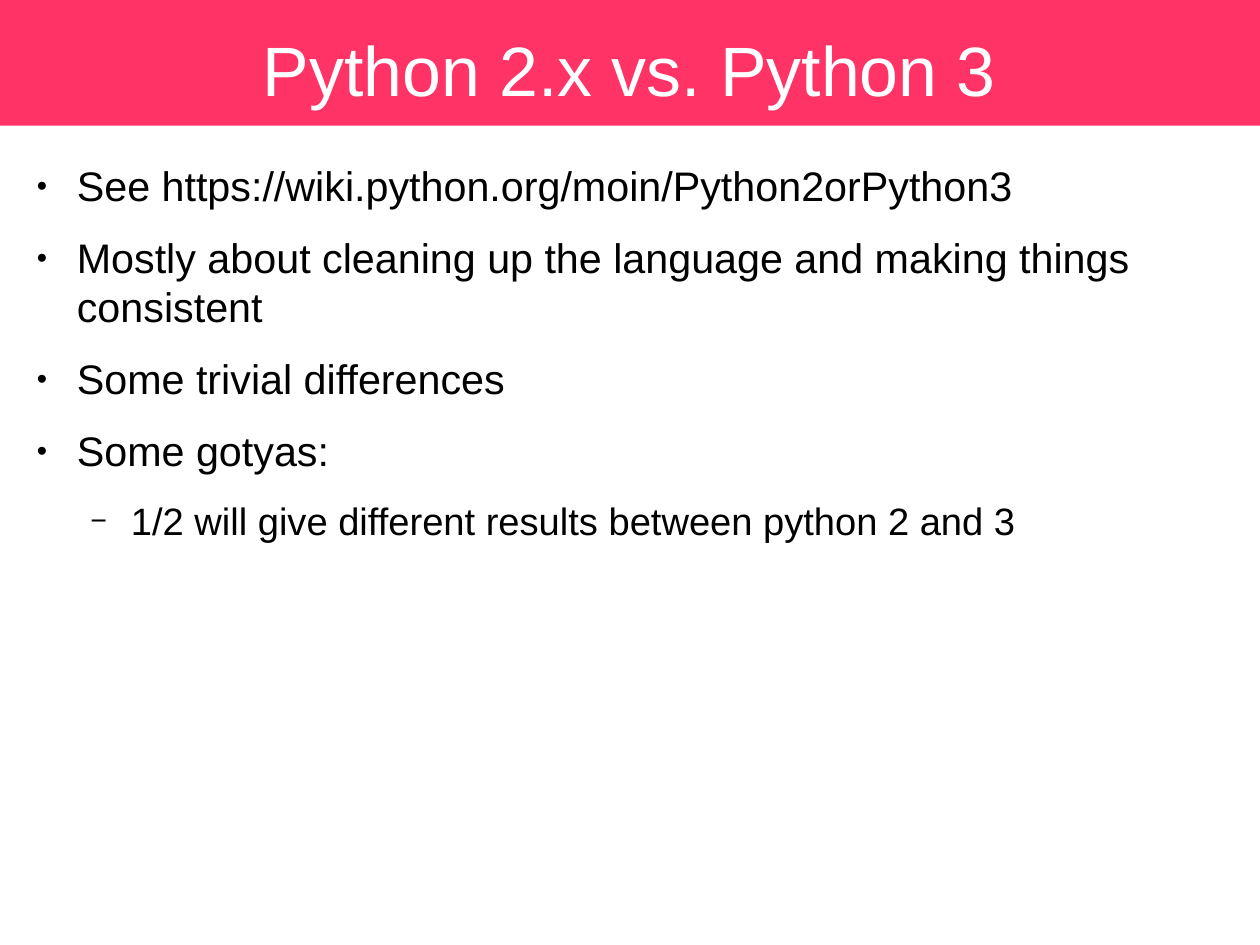
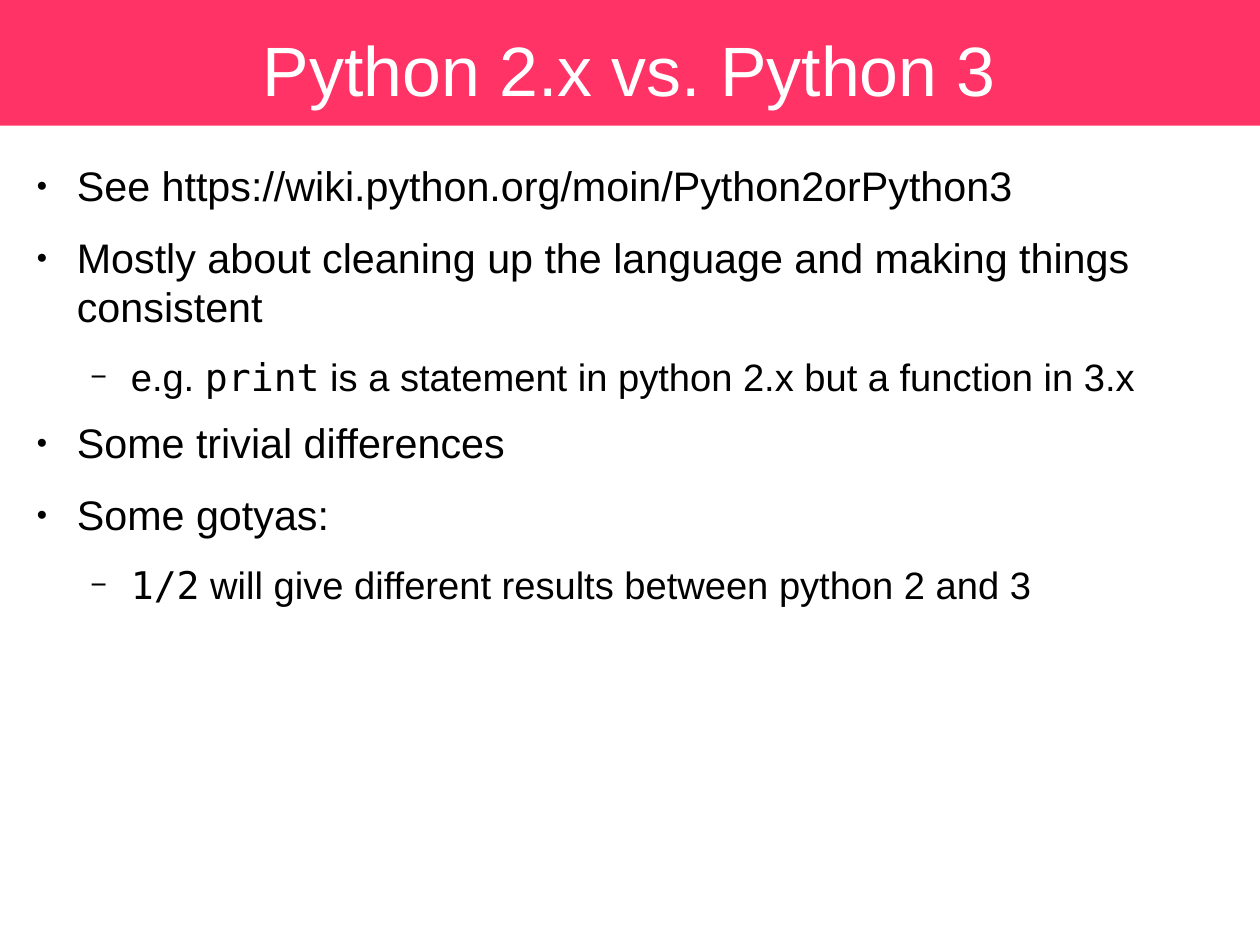
Before and after one commit to sbu-python-class/python-science, a slide deck: slide 41 of lectures/01-python/python.odp (slide 38 before the commit). Drawn at 1260x945 pixels with LibreOffice and Linux fonts; fonts in the diff are those of the drawing. Boxes give left, top, right and bottom in pixels: in the first picture for what was removed or moved away, otherwise in the second. Text is boxed around its words. In the diff, an @@ line names an element or a change of style, - is before the commit and + after.

```diff
--- a/lectures/01-python/python.odp
+++ b/lectures/01-python/python.odp
@@ text at [131,362,1135,399]: paragraph added @@
+  − e.g. print is a statement in python 2.x but a function in 3.x
@@ text at [131,570,1031,607]: font Arial to DejaVu Sans Mono in "1/2" @@
```
Also in this commit, not shown: 8 other slides changed, 9 slides added, 2 slides removed.
